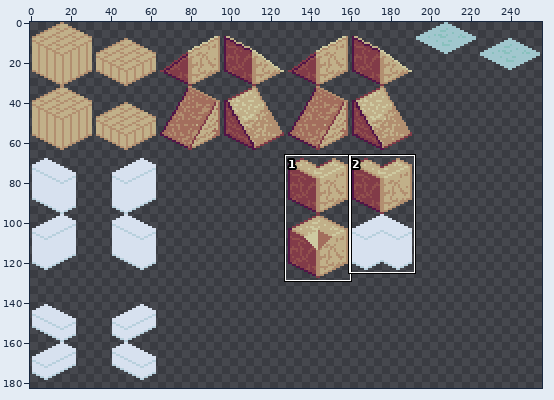
One commit to this pixel-art file: Wooft/Assets/Sprites/Wooft_Isometric_Tiles_Base.aseprite. The first picture is a wide view before the edit; the outline marks the close-up.
Close-up. Earlier state:
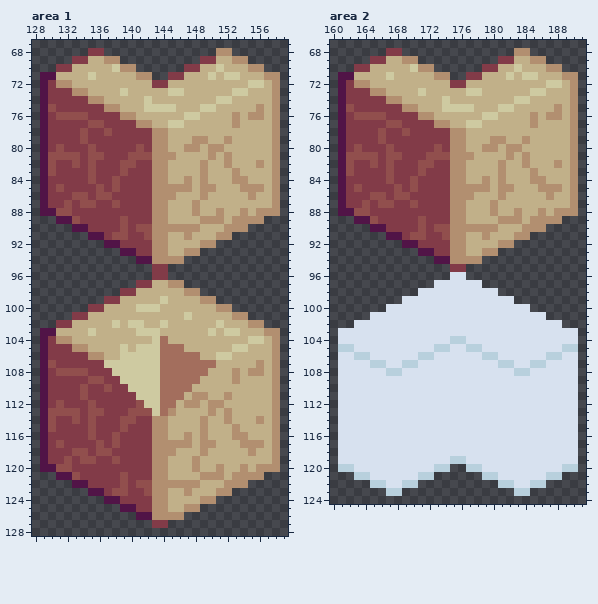
256x256 pixels, 1 frame. Shown: area 1: x 128..159, y 67..128; area 2: x 160..191, y 67..124. The wide view leaves out empty margins. The commit also changed other parts of the picture, which this record leaves out.
The same view after the edit:
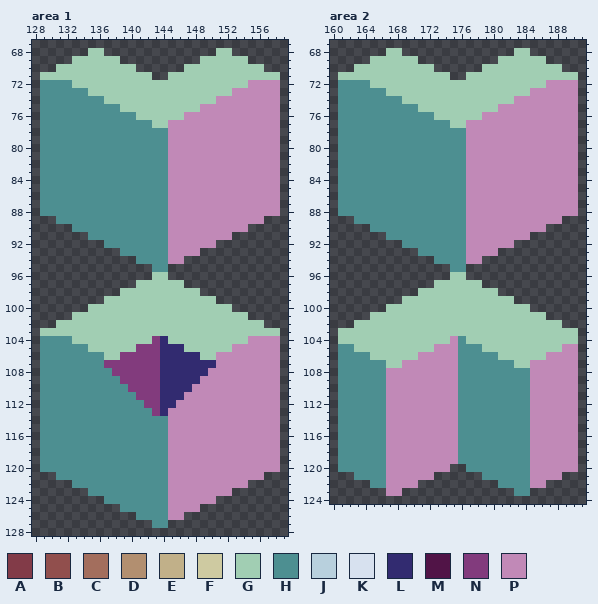
Palette (. is transparent): A #823b48  B #914f4d  C #a36e5d  D #b28f70  E #c1b089  F #cecaa1  G #a1ceb3  H #4d8f91  J #b8d0dd  K #d7e1ef  L #322b70  M #511447  N #823b7d  P #c189b7
Difference:
layer "Normal" now shown
Changed rows in their new state; - is an unchanged pixel.
Area 1, layer "Normal":
first column x 129:
 68 ------GG--------------GG------
 69 ----GGGGGG----------GGGGGG----
 70 --GGGGGGGGGG------GGGGGGGGGG--
 71 GGGGGGGGGGGGGG--GGGGGGGGGGGGGG
 72 HHHHGGGGGGGGGGGGGGGGGGGGGGPPPP
 73 HHHHHHGGGGGGGGGGGGGGGGGGPPPPPP
 74 HHHHHHHHGGGGGGGGGGGGGGPPPPPPPP
 75 HHHHHHHHHHGGGGGGGGGGPPPPPPPPPP
 76 HHHHHHHHHHHHGGGGGGPPPPPPPPPPPP
 77 HHHHHHHHHHHHHHGGPPPPPPPPPPPPPP
 78 HHHHHHHHHHHHHHHHPPPPPPPPPPPPPP
 79 HHHHHHHHHHHHHHHHPPPPPPPPPPPPPP
 80 HHHHHHHHHHHHHHHHPPPPPPPPPPPPPP
 81 HHHHHHHHHHHHHHHHPPPPPPPPPPPPPP
 82 HHHHHHHHHHHHHHHHPPPPPPPPPPPPPP
 83 HHHHHHHHHHHHHHHHPPPPPPPPPPPPPP
 84 HHHHHHHHHHHHHHHHPPPPPPPPPPPPPP
 85 HHHHHHHHHHHHHHHHPPPPPPPPPPPPPP
 86 HHHHHHHHHHHHHHHHPPPPPPPPPPPPPP
 87 HHHHHHHHHHHHHHHHPPPPPPPPPPPPPP
 88 HHHHHHHHHHHHHHHHPPPPPPPPPPPPPP
 89 --HHHHHHHHHHHHHHPPPPPPPPPPPP--
 90 ----HHHHHHHHHHHHPPPPPPPPPP----
 91 ------HHHHHHHHHHPPPPPPPP------
 92 --------HHHHHHHHPPPPPP--------
 93 ----------HHHHHHPPPP----------
 94 ------------HHHHPP------------
 95 --------------HH--------------
 96 --------------GG--------------
 97 ------------GGGGGG------------
 98 ----------GGGGGGGGGG----------
 99 --------GGGGGGGGGGGGGG--------
100 ------GGGGGGGGGGGGGGGGGG------
101 ----GGGGGGGGGGGGGGGGGGGGGG----
102 --GGGGGGGGGGGGGGGGGGGGGGGGGG--
103 GGGGGGGGGGGGGGGGGGGGGGGGGGGGGG
104 HHHHGGGGGGGGGGNLGGGGGGGGGGPPPP
105 HHHHHHGGGGGGNNNLLLGGGGGGPPPPPP
106 HHHHHHHHGGNNNNNLLLLLGGPPPPPPPP
107 HHHHHHHHNNNNNNNLLLLLLLPPPPPPPP
108 HHHHHHHHHNNNNNNLLLLLLPPPPPPPPP
109 HHHHHHHHHHNNNNNLLLLLPPPPPPPPPP
110 HHHHHHHHHHHNNNNLLLLPPPPPPPPPPP
111 HHHHHHHHHHHHNNNLLLPPPPPPPPPPPP
112 HHHHHHHHHHHHHNNLLPPPPPPPPPPPPP
113 HHHHHHHHHHHHHHNLPPPPPPPPPPPPPP
114 HHHHHHHHHHHHHHHHPPPPPPPPPPPPPP
115 HHHHHHHHHHHHHHHHPPPPPPPPPPPPPP
116 HHHHHHHHHHHHHHHHPPPPPPPPPPPPPP
117 HHHHHHHHHHHHHHHHPPPPPPPPPPPPPP
118 HHHHHHHHHHHHHHHHPPPPPPPPPPPPPP
119 HHHHHHHHHHHHHHHHPPPPPPPPPPPPPP
120 HHHHHHHHHHHHHHHHPPPPPPPPPPPPPP
121 --HHHHHHHHHHHHHHPPPPPPPPPPPP--
122 ----HHHHHHHHHHHHPPPPPPPPPP----
123 ------HHHHHHHHHHPPPPPPPP------
124 --------HHHHHHHHPPPPPP--------
125 ----------HHHHHHPPPP----------
126 ------------HHHHPP------------
127 --------------HH--------------
Area 2, layer "Normal":
first column x 161:
 68 ------GG--------------GG------
 69 ----GGGGGG----------GGGGGG----
 70 --GGGGGGGGGG------GGGGGGGGGG--
 71 GGGGGGGGGGGGGG--GGGGGGGGGGGGGG
 72 HHHHGGGGGGGGGGGGGGGGGGGGGGPPPP
 73 HHHHHHGGGGGGGGGGGGGGGGGGPPPPPP
 74 HHHHHHHHGGGGGGGGGGGGGGPPPPPPPP
 75 HHHHHHHHHHGGGGGGGGGGPPPPPPPPPP
 76 HHHHHHHHHHHHGGGGGGPPPPPPPPPPPP
 77 HHHHHHHHHHHHHHGGPPPPPPPPPPPPPP
 78 HHHHHHHHHHHHHHHHPPPPPPPPPPPPPP
 79 HHHHHHHHHHHHHHHHPPPPPPPPPPPPPP
 80 HHHHHHHHHHHHHHHHPPPPPPPPPPPPPP
 81 HHHHHHHHHHHHHHHHPPPPPPPPPPPPPP
 82 HHHHHHHHHHHHHHHHPPPPPPPPPPPPPP
 83 HHHHHHHHHHHHHHHHPPPPPPPPPPPPPP
 84 HHHHHHHHHHHHHHHHPPPPPPPPPPPPPP
 85 HHHHHHHHHHHHHHHHPPPPPPPPPPPPPP
 86 HHHHHHHHHHHHHHHHPPPPPPPPPPPPPP
 87 HHHHHHHHHHHHHHHHPPPPPPPPPPPPPP
 88 HHHHHHHHHHHHHHHHPPPPPPPPPPPPPP
 89 --HHHHHHHHHHHHHHPPPPPPPPPPPP--
 90 ----HHHHHHHHHHHHPPPPPPPPPP----
 91 ------HHHHHHHHHHPPPPPPPP------
 92 --------HHHHHHHHPPPPPP--------
 93 ----------HHHHHHPPPP----------
 94 ------------HHHHPP------------
 95 --------------HH--------------
 96 --------------GG--------------
 97 ------------GGGGGG------------
 98 ----------GGGGGGGGGG----------
 99 --------GGGGGGGGGGGGGG--------
100 ------GGGGGGGGGGGGGGGGGG------
101 ----GGGGGGGGGGGGGGGGGGGGGG----
102 --GGGGGGGGGGGGGGGGGGGGGGGGGG--
103 GGGGGGGGGGGGGGGGGGGGGGGGGGGGGG
104 GGGGGGGGGGGGGGPHGGGGGGGGGGGGGG
105 HHGGGGGGGGGGPPPHHHGGGGGGGGGGPP
106 HHHHGGGGGGPPPPPHHHHHGGGGGGPPPP
107 HHHHHHGGPPPPPPPHHHHHHHGGPPPPPP
108 HHHHHHPPPPPPPPPHHHHHHHHHPPPPPP
109 HHHHHHPPPPPPPPPHHHHHHHHHPPPPPP
110 HHHHHHPPPPPPPPPHHHHHHHHHPPPPPP
111 HHHHHHPPPPPPPPPHHHHHHHHHPPPPPP
112 HHHHHHPPPPPPPPPHHHHHHHHHPPPPPP
113 HHHHHHPPPPPPPPPHHHHHHHHHPPPPPP
114 HHHHHHPPPPPPPPPHHHHHHHHHPPPPPP
115 HHHHHHPPPPPPPPPHHHHHHHHHPPPPPP
116 HHHHHHPPPPPPPPPHHHHHHHHHPPPPPP
117 HHHHHHPPPPPPPPPHHHHHHHHHPPPPPP
118 HHHHHHPPPPPPPPPHHHHHHHHHPPPPPP
119 HHHHHHPPPPPPPPPHHHHHHHHHPPPPPP
120 HHHHHHPPPPPPPP--HHHHHHHHPPPPPP
121 --HHHHPPPPPP------HHHHHHPPPP--
122 ----HHPPPP----------HHHHPP----
123 ------PP--------------HH------
